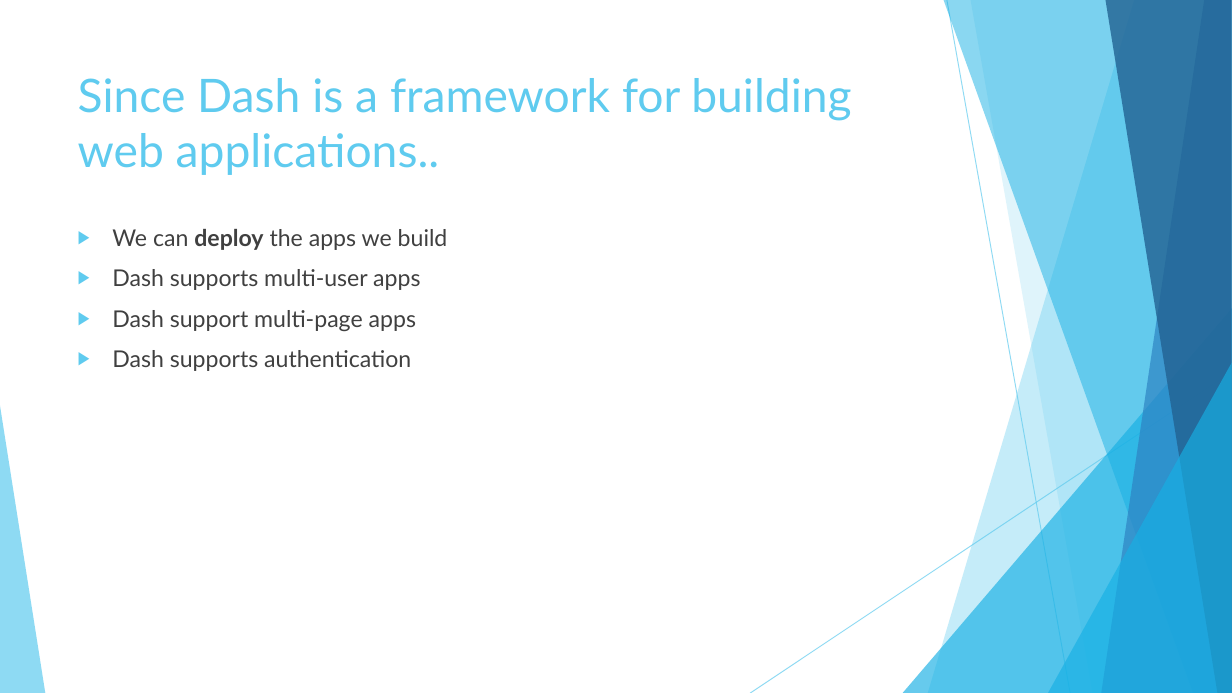
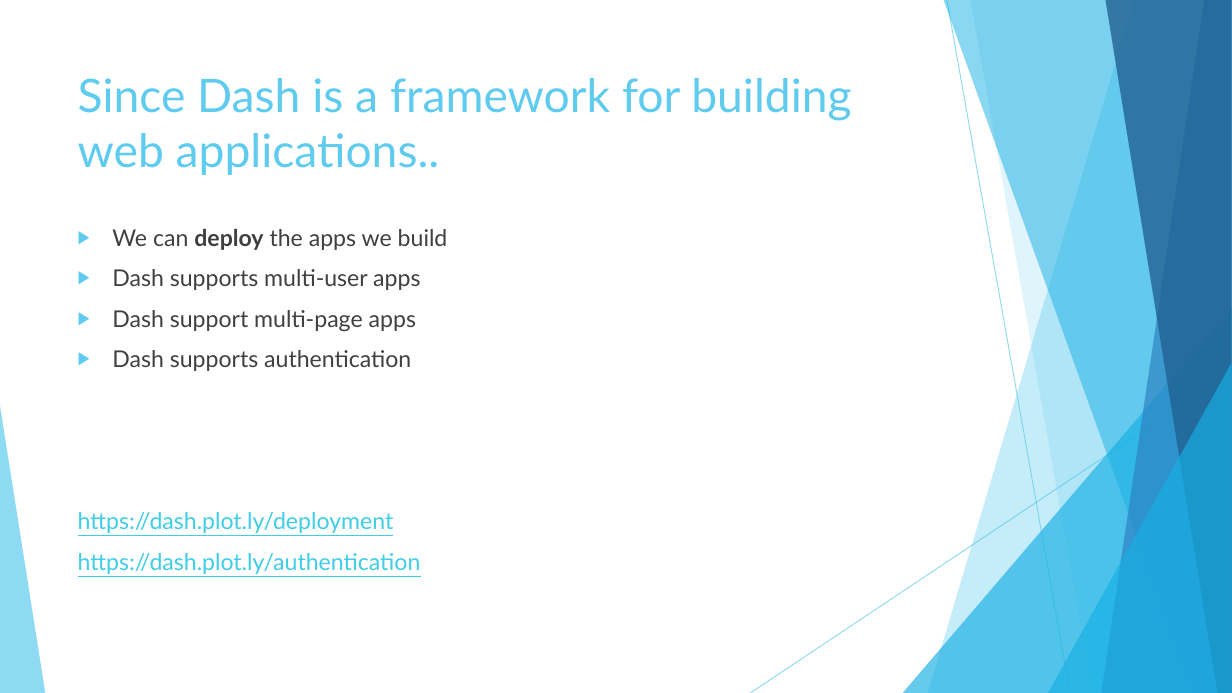
Before and after one commit to BradburyThompson/dash, a slide deck: slide 4 of Amgen_Dash_Slides.pptx. Drawn at 1232x693 pixels with LibreOffice and Linux fonts; fonts in the diff are those of the drawing. Boxes give left, top, right and bottom in pixels: in the first picture for what was removed or moved away, otherwise in the second. Text is boxed around its words. In the diff, an @@ line names an element or a change of style, - is before the commit and + after.

```diff
--- a/Amgen_Dash_Slides.pptx
+++ b/Amgen_Dash_Slides.pptx
@@ text at (x1=78, y1=512, x2=421, y2=574): paragraphs added @@
+https://dash.plot.ly/deployment
+https://dash.plot.ly/authentication
```
Also in this commit, not shown: 9 other slides changed, 4 slides added.
